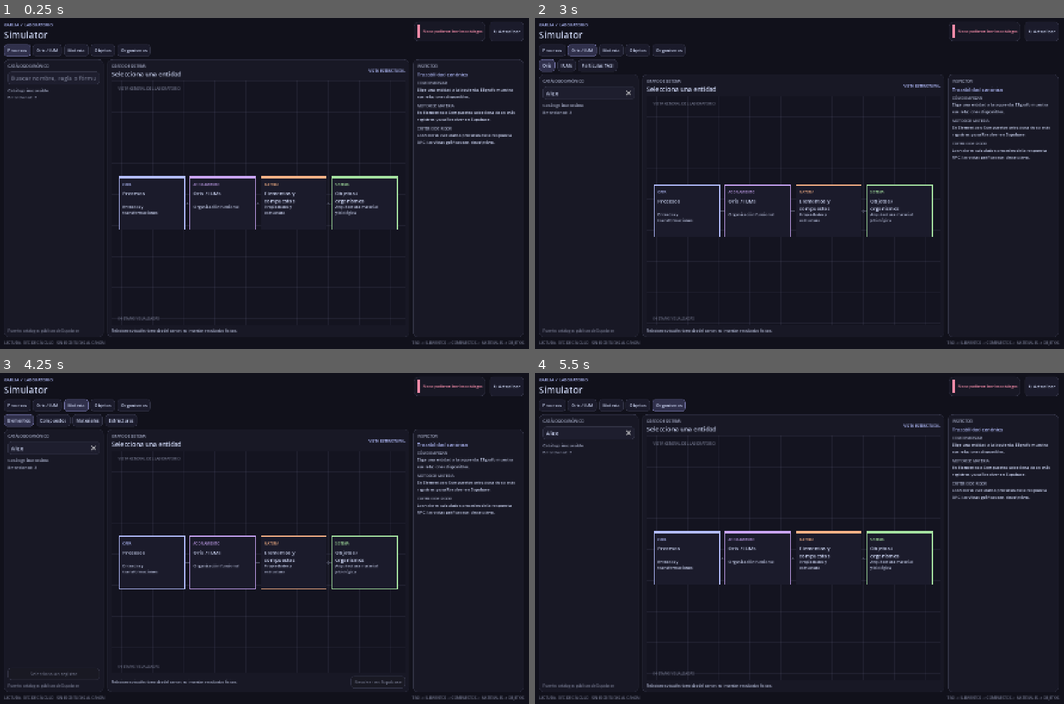
Above: before the commit, frames 1-4 (two rows, left to right).
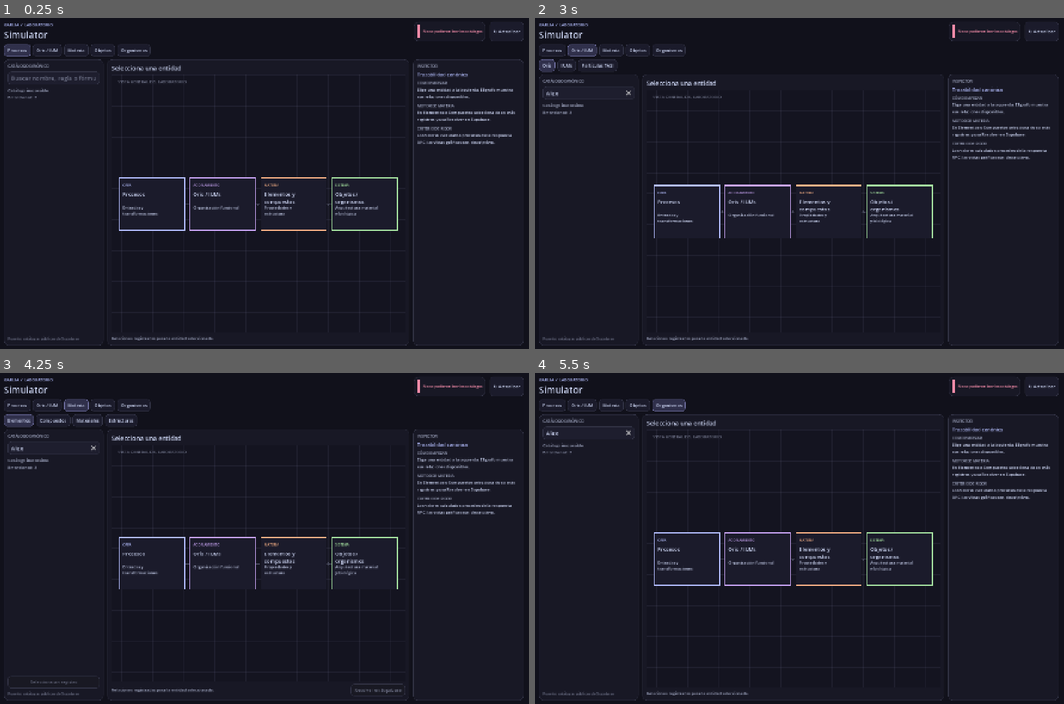
Above: after the commit, the same moments.

Repository: Franilover/Simulator
Game: Godot game, scene res://scenes/main.tscn
Two runs of this game, one before a commit and one after it. Both use one fixed random seed, a clock stepped at 60 frames per second and the inputs below.
Inputs (mouse positions are in pixels of both pictures, inside the frame that each line leads up to):
- Up to frame 1 (0.25 s): no input
- Up to frame 2 (3 s): click (587, 77) at 0.52 s; type "Alex" at 0.6 s; click "↻ Actualizar" at 1.25 s; click "Procesos" at 2 s; click "Oris / IUM" at 2.75 s
- Up to frame 3 (4.25 s): click "Materia" at 3.5 s
- Up to frame 4 (5.5 s): click "Objetos" at 4.25 s; click "Organismos" at 5 s

The runs differ from the first frame. In frame 1, 2.3% of the frame differs, in the area x 0-99%, y 13-99%; in frame 2, 1.9%; in frame 3, 2.8%, in the area x 0-99%, y 18-99%; in frame 4, 2.3%.
Error before the commit: Invalid access to property or key 'procesos' on a base object of type 'Dictionary'. (res://scripts/simulator.gd:1285)
Error after the commit: Invalid access to property or key 'procesos' on a base object of type 'Dictionary'. (res://scripts/simulator.gd:1274)

Commit message:
Remove redundant labels and footer to prioritize the work area

Diff:
--- a/scripts/simulator.gd
+++ b/scripts/simulator.gd
@@ -39,7 +39,7 @@
 		while gy < size.y:
 			draw_line(Vector2(0, gy), Vector2(size.x, gy), Color(0.42, 0.43, 0.55, 0.13), 1.0)
 			gy += 28.0
-		draw_string(ThemeDB.fallback_font, Vector2(18, 24), caption.to_upper(), HORIZONTAL_ALIGNMENT_LEFT, size.x - 36, 10, SUBTLE)
+		draw_string(ThemeDB.fallback_font, Vector2(18, 22), caption.to_upper(), HORIZONTAL_ALIGNMENT_LEFT, size.x - 36, 11, SUBTLE)
 		if nodes_data.is_empty():
 			draw_string(ThemeDB.fallback_font, Vector2(22, size.y * 0.52), "Selecciona una entidad para inspeccionar sus relaciones.", HORIZONTAL_ALIGNMENT_LEFT, size.x - 44, 14, INK)
 			return
@@ -78,7 +78,6 @@
 			draw_string(ThemeDB.fallback_font, Vector2(px + 9, start_y + 25), _short(str(data.get("role", "ETAPA")), 17).to_upper(), HORIZONTAL_ALIGNMENT_LEFT, box_width - 18, 9, tint)
 			draw_multiline_string(ThemeDB.fallback_font, Vector2(px + 9, start_y + 51), _wrap(_short(str(data.get("title", "Nodo")), 34), 18), HORIZONTAL_ALIGNMENT_LEFT, box_width - 18, 14, -1, INK)
 			draw_multiline_string(ThemeDB.fallback_font, Vector2(px + 9, start_y + 86), _wrap(_short(str(data.get("detail", "")), 96), 22), HORIZONTAL_ALIGNMENT_LEFT, box_width - 18, 11, -1, Color("#bac2de"))
-		draw_string(ThemeDB.fallback_font, Vector2(18, size.y - 14), "%02d ETAPAS VISUALIZADAS" % count, HORIZONTAL_ALIGNMENT_LEFT, size.x - 36, 9, SUBTLE)
 
 	func _short(value: String, length: int) -> String:
 		if value.length() <= length:
@@ -253,13 +252,11 @@
 	var graph_titles := VBoxContainer.new()
 	graph_titles.add_theme_constant_override("separation", 2)
 	center_header.add_child(graph_titles)
-	graph_titles.add_child(_label("GRAFO DE SISTEMA", 10, MUTED))
 	graph_title = _label("Selecciona una entidad", 17, TEXT_COLOR)
 	graph_titles.add_child(graph_title)
 	var head_spacer := Control.new()
 	head_spacer.size_flags_horizontal = Control.SIZE_EXPAND_FILL
 	center_header.add_child(head_spacer)
-	center_header.add_child(_label("VISTA ESTRUCTURAL", 9, ACCENT))
 
 	graph = FlowCanvas.new()
 	graph.custom_minimum_size = Vector2(420, 250)
@@ -270,7 +267,7 @@
 	var actions := HBoxContainer.new()
 	actions.add_theme_constant_override("separation", 8)
 	center.add_child(actions)
-	var note := _label("Relaciones visuales tomadas del canon; no inventan resultados físicos.", 9, MUTED)
+	var note := _label("Relaciones registradas para la entidad seleccionada.", 11, MUTED)
 	note.size_flags_horizontal = Control.SIZE_EXPAND_FILL
 	note.vertical_alignment = VERTICAL_ALIGNMENT_CENTER
 	actions.add_child(note)
@@ -372,14 +369,6 @@
 	inspector_content.size_flags_horizontal = Control.SIZE_EXPAND_FILL
 	inspector_content.add_theme_constant_override("separation", 10)
 	inspector_scroll.add_child(inspector_content)
-
-	var footer := HBoxContainer.new()
-	page.add_child(footer)
-	footer.add_child(_label("LECTURA · RPC DE CÁLCULO · SIN ESCRITURAS AL CANON", 9, Color("#6c7086")))
-	var footer_spacer := Control.new()
-	footer_spacer.size_flags_horizontal = Control.SIZE_EXPAND_FILL
-	footer.add_child(footer_spacer)
-	footer.add_child(_label("TASI → ELEMENTOS → COMPUESTOS → MATERIALES → OBJETOS", 9, Color("#6c7086")))
 
 
 func _load_catalogues() -> void:
